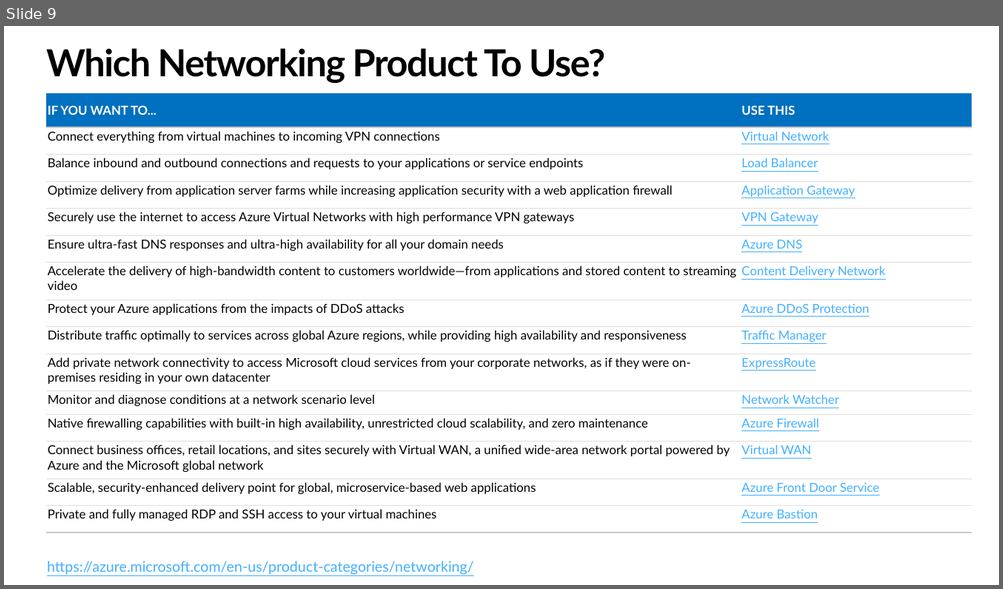
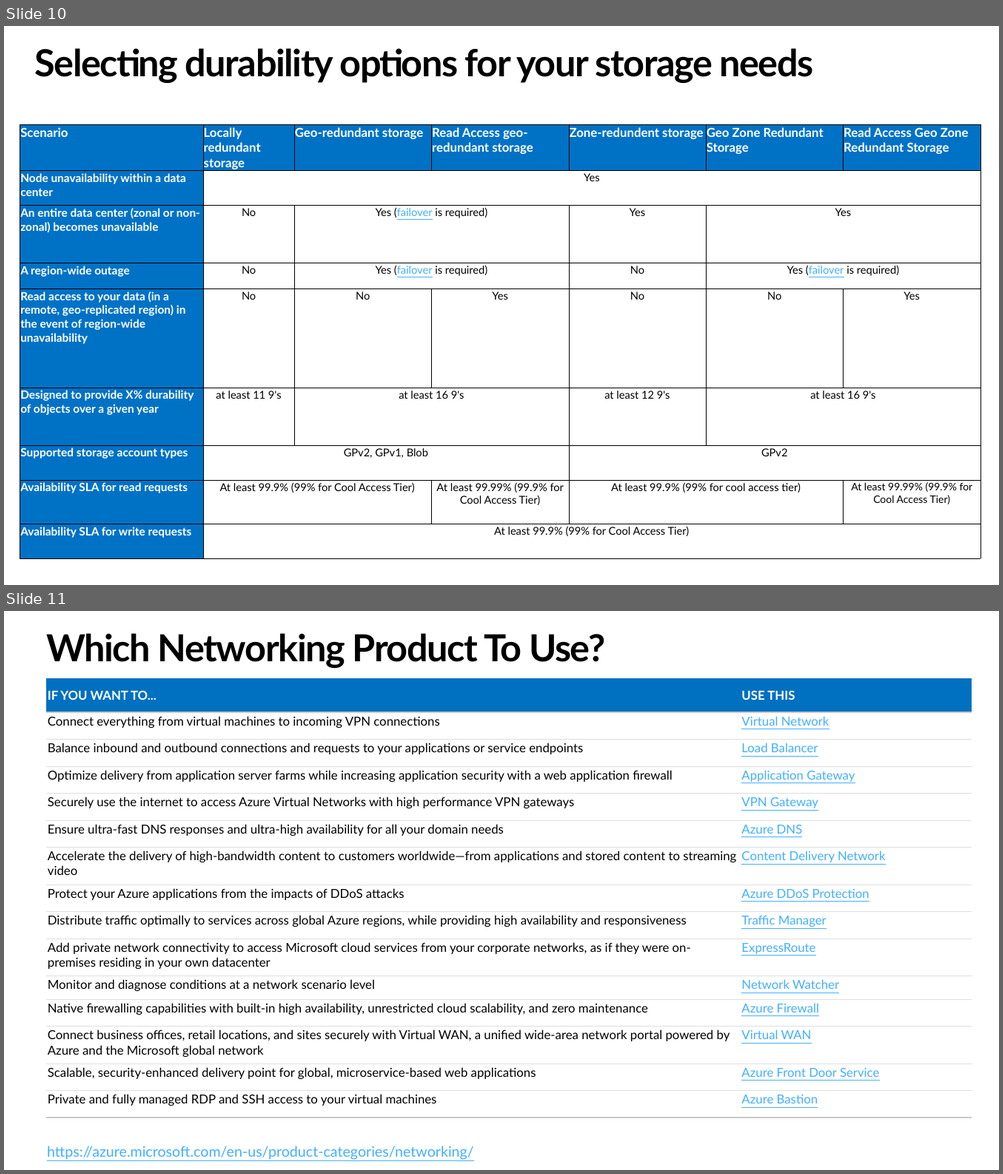
Before and after one commit to sastrykn/azserviceswhentouse, a slide deck: When to Use What-Azure Services.pptx. Shown one above the other, each under a label of ours: slide 9 before the commit, slides 10 and 11 after it. The pictures are 1003x589 and 1003x1174 pixels, drawn with LibreOffice and Linux fonts; fonts in the diff are those of the drawing. Boxes give left, top, right and bottom in pixels: in the first picture for what was removed or moved away, otherwise in the second. Text is boxed around its words. In the diff, an @@ line names an element or a change of style, - is before the commit and + after.

```diff
--- a/When to Use What-Azure Services.pptx
+++ b/When to Use What-Azure Services.pptx
@@ slide 10 added at [4, 26, 999, 585], background #FFFFFF @@
@@ title added at [35, 48, 813, 83], 36 pt, text #000000, bold @@
+Selecting durability options for your storage needs
@@ table added at [20, 124, 981, 559], 9 rows, 7 columns @@
+Scenario | Locally redundant storage | Geo-redundant storage | Read Access geo-redundant storage | Zone-redundent storage | Geo Zone Redundant Storage | Read Access Geo Zone Redundant Storage
+Node unavailability within a data center | Yes |  |  |  |  | 
+An entire data center (zonal or non-zonal) becomes unavailable | No | Yes (failover is required) |  | Yes | Yes | 
+A region-wide outage | No | Yes (failover is required) |  | No | Yes (failover is required) | 
+Read access to your data (in a remote, geo-replicated region) in the event of region-wide unavailability | No | No | Yes | No | No | Yes
+Designed to provide X% durability of objects over a given year | at least 11 9's | at least 16 9's |  | at least 12 9's | at least 16 9's | 
+Supported storage account types | GPv2, GPv1, Blob |  |  | GPv2 |  | 
+Availability SLA for read requests | At least 99.9% (99% for Cool Access Tier) |  | At least 99.99% (99.9% for Cool Access Tier) | At least 99.9% (99% for cool access tier) |  | At least 99.99% (99.9% for Cool Access Tier)
+Availability SLA for write requests | At least 99.9% (99% for Cool Access Tier) |  |  |  |  | 
@@ what was slide 9 is now slide 11 @@
```
Also in this commit, not shown: 9 slides changed, 11 other slides added.
